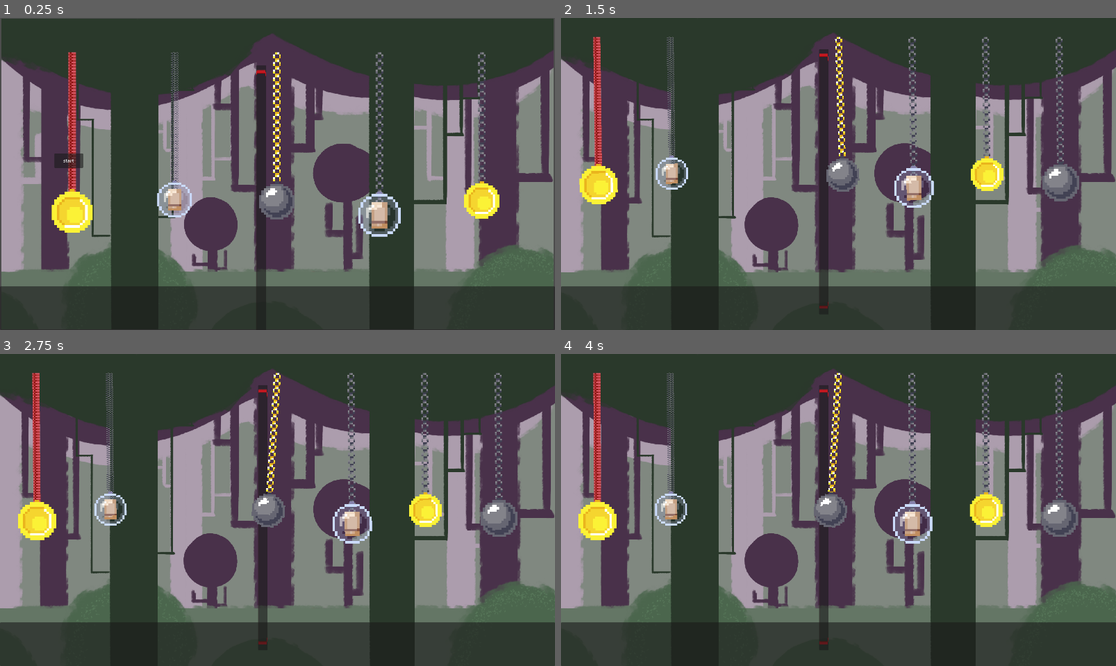
Above: before the commit, frames 1-4 (two rows, left to right).
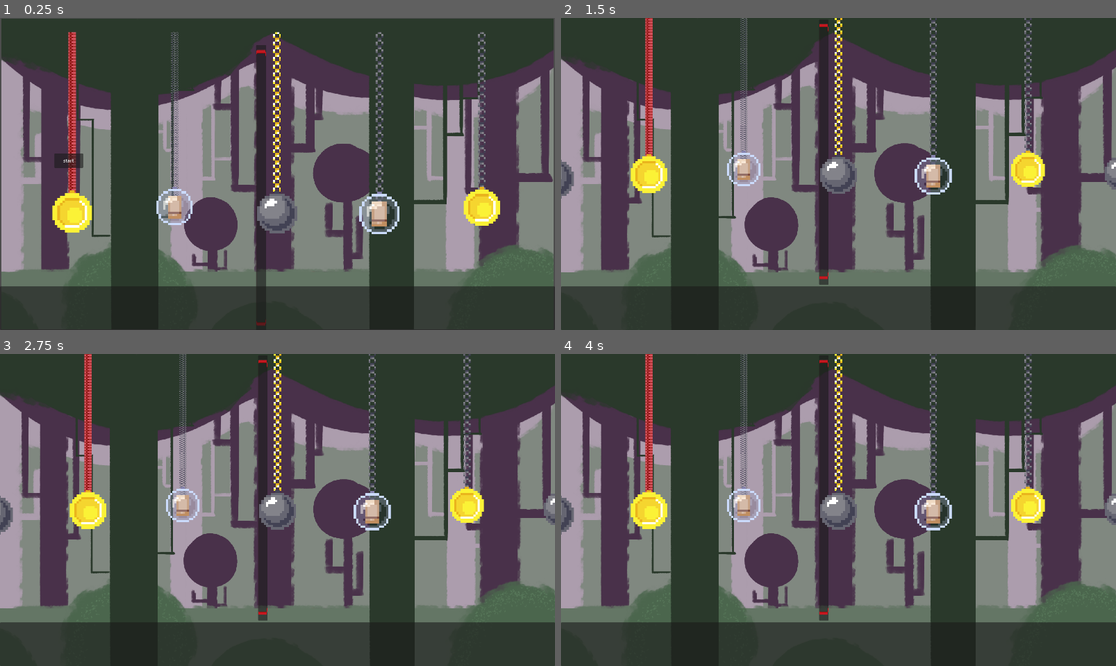
Above: after the commit, the same moments.

Repository: HEKEPOIU/gmtk_2024
Game: Godot game, scene res://scene/main.tscn
Same seed, same stepped clock (60 frames per second), same inputs: the game is played once before the commit and once after it.
Inputs (mouse positions are in pixels of both pictures, inside the frame that each line leads up to; where the layout moved, square brackets give the same spot in the first picture):
- Up to frame 1 (0.25 s): no input
- Up to frame 2 (1.5 s): click "start" at 0.5 s; click (821, 152) [821, 183] at 1.25 s
- Up to frame 3 (2.75 s): click (260, 488) [260, 516] at 2 s
- Up to frame 4 (4 s): click (821, 488) [821, 516] at 2.75 s; move the mouse to (960, 494) at 3.52 s; click (960, 494) at 3.6 s

The runs differ from the first frame. In frame 1, 4.7% of the frame differs, in the area x 9-91%, y 4-99%; in frame 2, 8.7%; in frame 3, 8.8%, in the area x 0-100%, y 0-94%; in frame 4, 8.8%.

Commit message:
Add asset, and timer

Diff:
--- a/scene/main.tscn
+++ b/scene/main.tscn
@@ -38,7 +38,10 @@
 [node name="PendulumManager" parent="." instance=ExtResource("5_a8atf")]
 move_time = 0.05
 margin_multiply = 2.5
-random_range = 50.0
+random_range = 25.0
 pre_generate_size = 4
 
 [node name="AudioManager" parent="." instance=ExtResource("6_mghdt")]
+
+[node name="EndTimr" type="Timer" parent="."]
+wait_time = 10.0
--- a/scene/pendulum.tscn
+++ b/scene/pendulum.tscn
@@ -7,15 +7,15 @@
 [node name="Pendulum" type="Node2D"]
 position = Vector2(17, -13)
 script = ExtResource("1_giu4x")
-min_length = 550.0
+min_length = 650.0
 max_length = 1500.0
 gravity = 980.0
-end_point_move_multiplier = 2.0
-mass = 10.0
+end_point_move_multiplier = 4.0
+mass = 20.0
 max_mass = 300.0
 end_point_image = ExtResource("2_i4pxb")
 max_angular_velocity = 100.0
-addition_velocity_when_collide = 3.75
+addition_velocity_when_collide = 2.5
 end_point_image_path = "res://assets/ball"
 chain_image_path = "res://assets/rope"
 
--- a/src/main.gd
+++ b/src/main.gd
@@ -3,10 +3,12 @@
 class_name GameManarger
 
 signal on_start
+signal on_end
 @onready var canvas := get_node("CanvasLayer/Canvas") as UiMain
 @onready var camera: CameraManager = get_node("Camera2D")
 @onready var pendulum_manager: PendulumManager = get_node("PendulumManager")
 @onready var audio_manager: AudioManager = get_node("AudioManager")
+@onready var end_timer: Timer = get_node("EndTimr")
 var is_start_swing: bool = false
 
 
@@ -16,9 +18,14 @@
 	pendulum_manager.release_pendulum.connect(start_game)
 	pendulum_manager.collide.connect(audio_manager.play_collide)
 	pendulum_manager.init_pendulums()
+	end_timer.timeout.connect(end_geme)
 
 func start_game() -> void:
 	if is_start_swing:
 		return
 	is_start_swing = true
+	end_timer.start()
 	on_start.emit()
+
+func end_geme() -> void:
+	on_end.emit()
--- a/src/pendulum.gd
+++ b/src/pendulum.gd
@@ -159,7 +159,7 @@
 
 		other.add_velocity(new_velocity + dir * addi)
 
-		other.set_mass(mass + other.mass)
+		other.set_mass(mass + other.mass/2)
 		if not other.is_current:
 			be_eat.emit(self)
 		if have_card:
Binary file added: assets/background/masterpiece.jpg
Not shown, added: assets/background/masterpiece.jpg.import
